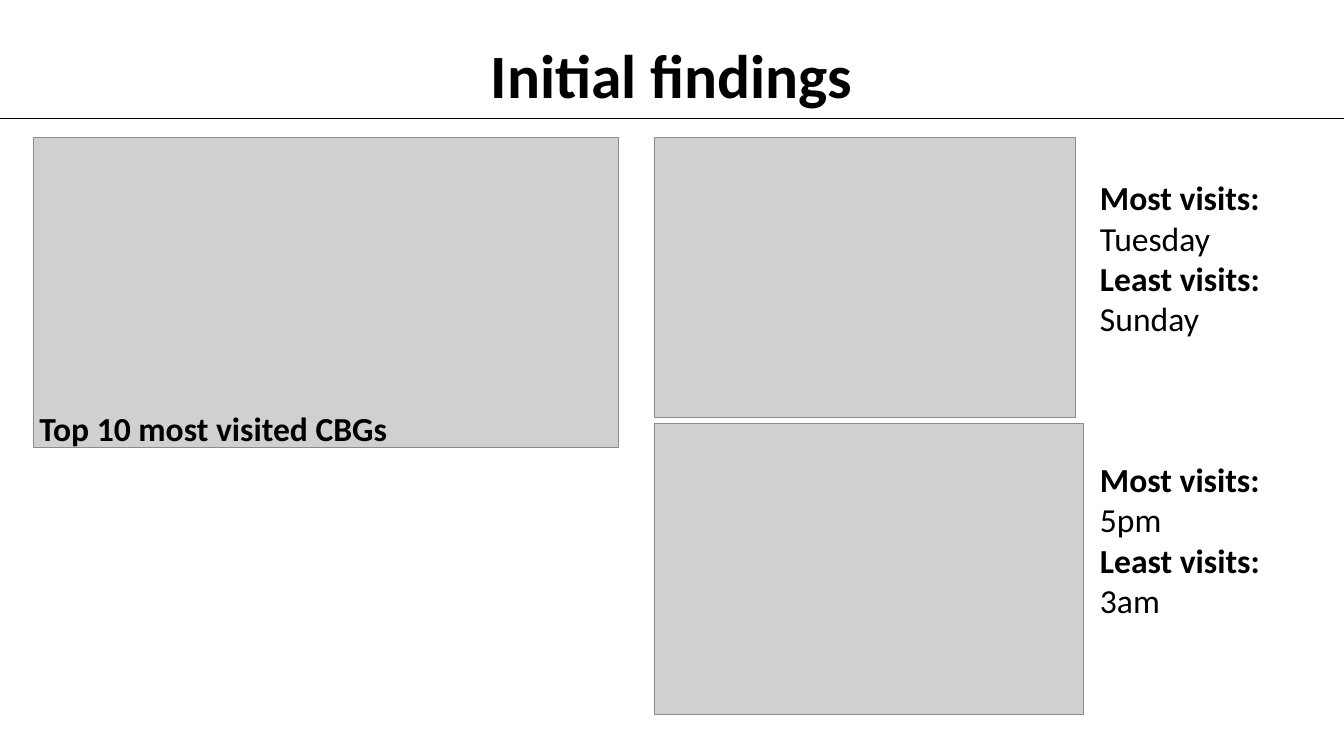
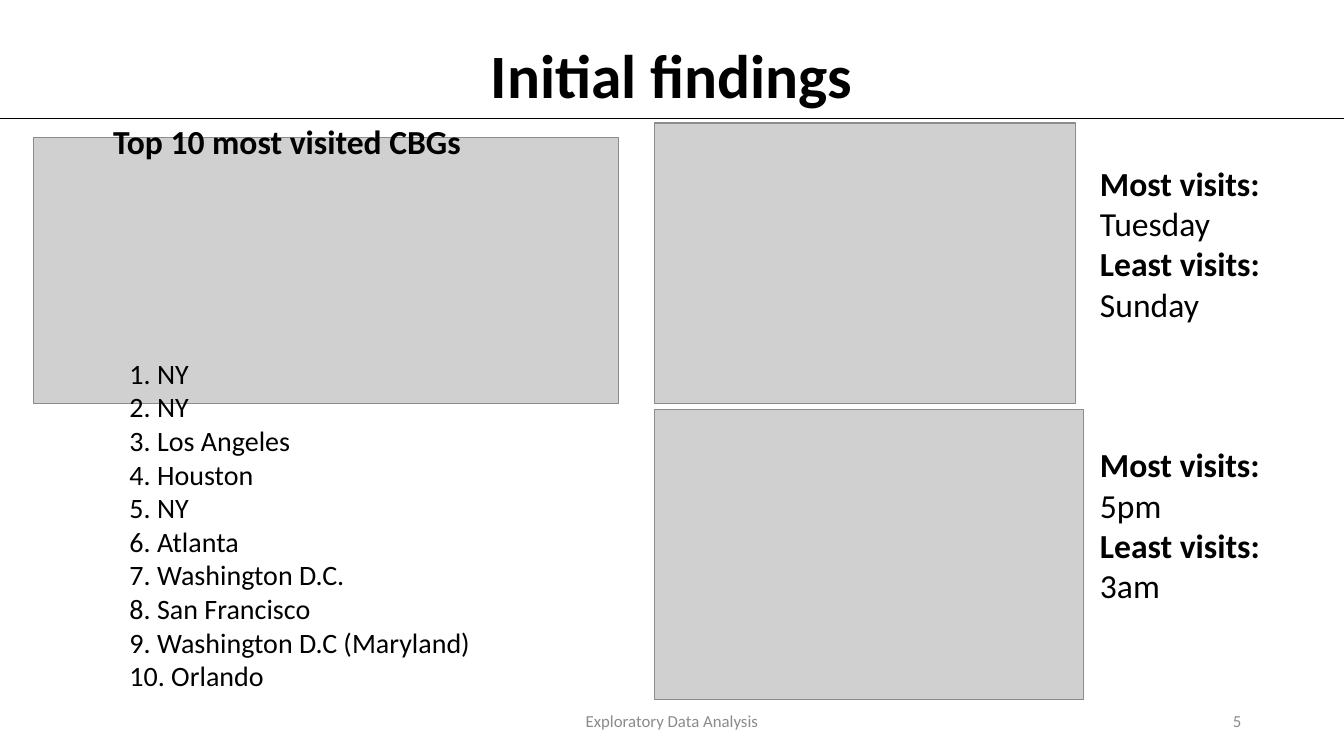
Before and after one commit to Crosita/Capstone-Project-1, a slide deck: slide 5 of Capstone Project 1- presentation.pptx (slide 4 before the commit). Drawn at 1344x756 pixels with LibreOffice and Linux fonts; fonts in the diff are those of the drawing; grey boxes stand for pictures; background and template pictures are left out. Boxes give left, top, right and bottom in pixels: in the first picture for what was removed or moved away, otherwise in the second. Text is boxed around its words. In the diff, an @@ line names an element or a change of style, - is before the commit and + after.

```diff
--- a/Capstone Project 1- presentation.pptx
+++ b/Capstone Project 1- presentation.pptx
@@ text "Top 10 most visited CBGs": place and size @@
-text "Top 10 most visited CBGs" at bbox=[39, 417, 387, 449]
+text "Top 10 most visited CBGs" at bbox=[113, 127, 460, 160]
@@ picture: place and size @@
-picture at bbox=[34, 138, 619, 449]
+picture at bbox=[34, 138, 619, 403]
@@ 2 pictures, 2 texts: place and size @@
-2 pictures, 2 texts at bbox=[655, 138, 1260, 714]
+2 pictures, 2 texts at bbox=[655, 123, 1260, 700]
@@ text added at bbox=[129, 366, 469, 687], 20 pt, text #000000 @@
+1. NY
+2. NY
+3. Los Angeles
+4. Houston
+5. NY
+6. Atlanta
+7. Washington D.C.
+8. San Francisco
+9. Washington D.C (Maryland)
+10. Orlando
@@ text added at bbox=[586, 715, 758, 730], 12 pt, text #8C8C8C @@
+Exploratory Data Analysis
@@ page number added at bbox=[1233, 716, 1241, 727], 12 pt, text #8C8C8C @@
+5
```
Also in this commit, not shown: 5 other slides changed, 6 slides added.
